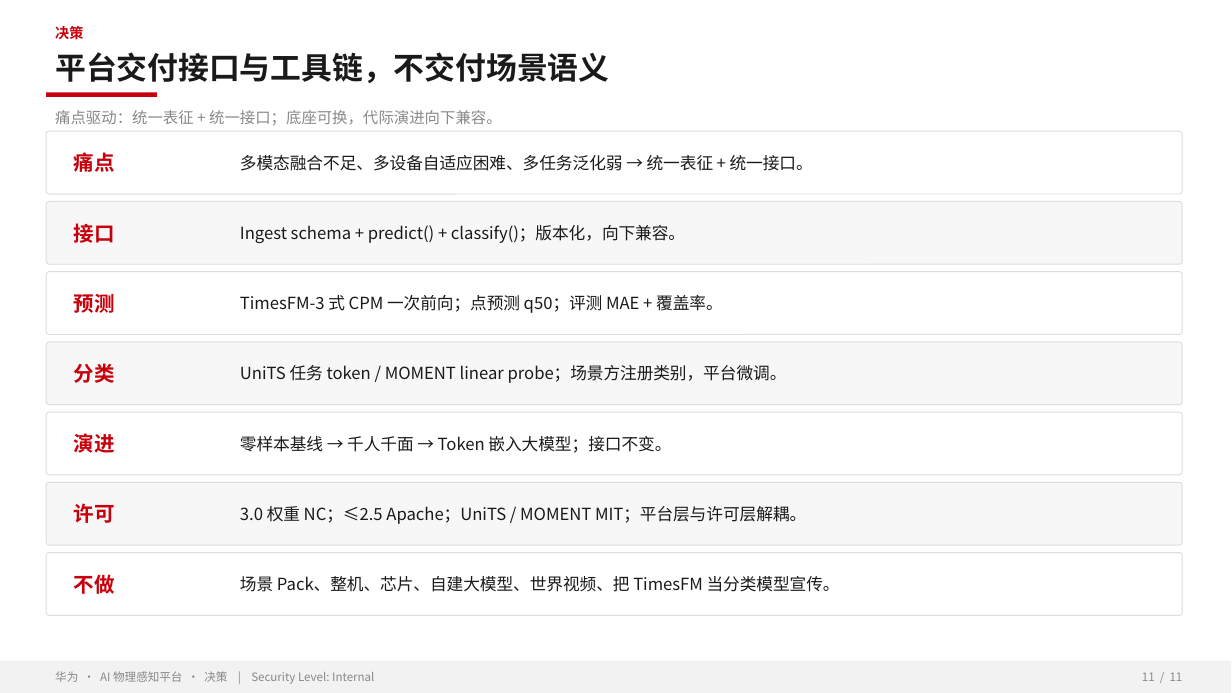
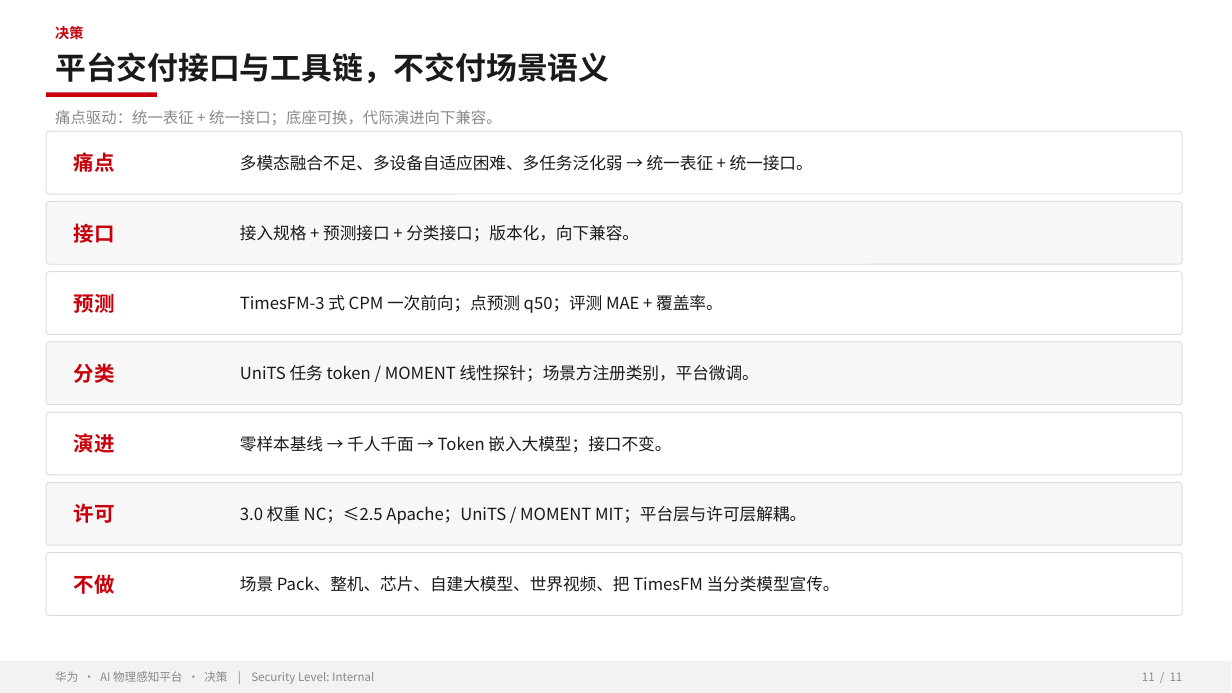
Before and after one commit to zhangrui1123/ai-physical-sensing, a slide deck: slide 11 of AI物理感知平台-华为汇报.pptx. Drawn at 1232x693 pixels with LibreOffice and Linux fonts; fonts in the diff are those of the drawing; background and template pictures are left out. Boxes give left, top, right and bottom in pixels: in the first picture for what was removed or moved away, otherwise in the second. Text is boxed around its words. In the diff, an @@ line names an element or a change of style, - is before the commit and + after.

```diff
--- a/AI物理感知平台-华为汇报.pptx
+++ b/AI物理感知平台-华为汇报.pptx
@@ text at [240, 225, 639, 242]: text changed @@
-Ingest schema + predict() + classify()；版本化，向下兼容。
+接入规格 + 预测接口 + 分类接口；版本化，向下兼容。
@@ text at [240, 365, 759, 382]: text changed @@
-UniTS 任务 token / MOMENT linear probe；场景方注册类别，平台微调。
+UniTS 任务 token / MOMENT 线性探针；场景方注册类别，平台微调。
```
Also in this commit, not shown: 8 other slides changed, 3 other files.
